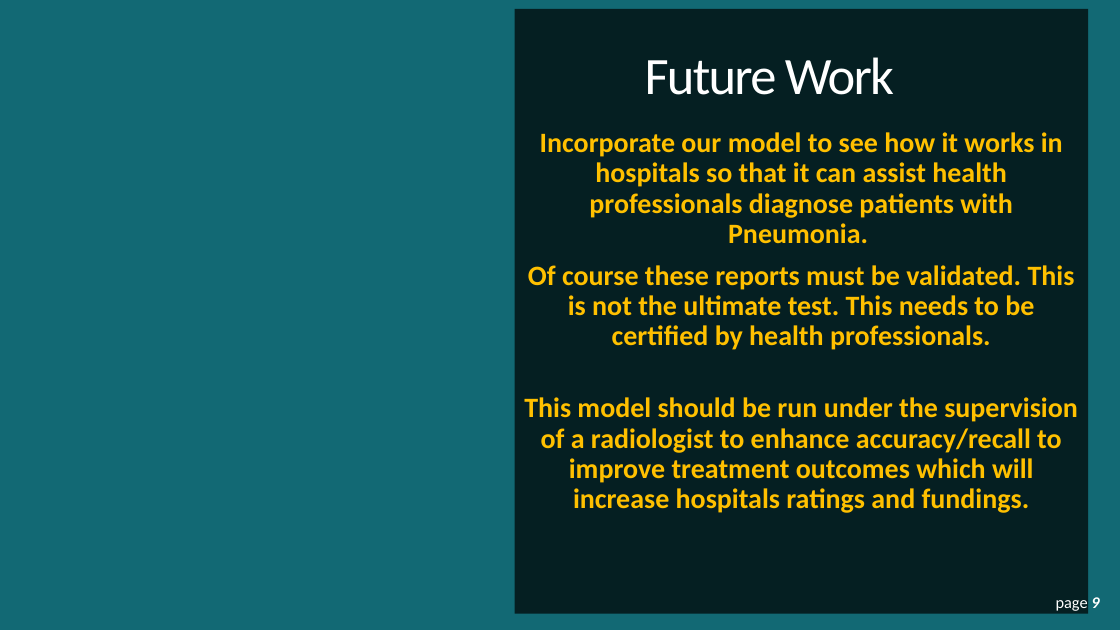
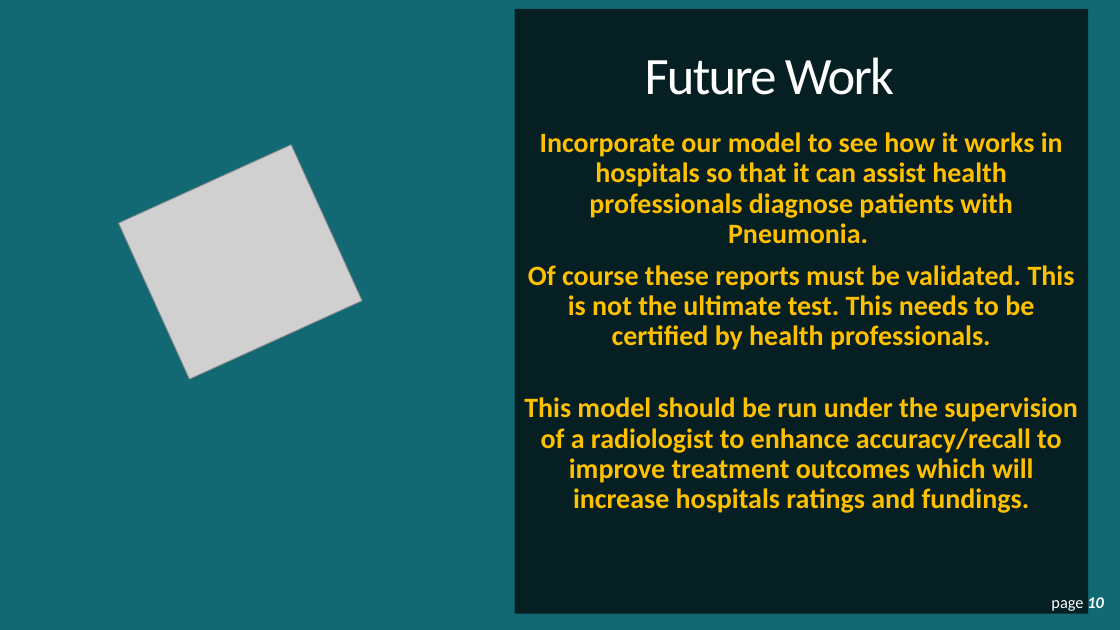
Before and after one commit to GitHub-ccd/pneumonia_detection_CNN_MOD_4, a slide deck: slide 10 of ppt/Pneumonia_detection.pptx (slide 9 before the commit). Drawn at 1120x630 pixels with LibreOffice and Linux fonts; fonts in the diff are those of the drawing; grey boxes stand for pictures; background and template pictures are left out. Boxes give left, top, right and bottom in pixels: in the first picture for what was removed or moved away, otherwise in the second. Text is boxed around its words. In the diff, an @@ line names an element or a change of style, - is before the commit and + after.

```diff
--- a/ppt/Pneumonia_detection.pptx
+++ b/ppt/Pneumonia_detection.pptx
@@ picture added at (x1=118, y1=145, x2=362, y2=379) @@
@@ page number at (x1=1051, y1=595, x2=1104, y2=613): text changed @@
-page 9
+page 10
```
Also in this commit, not shown: 5 other slides changed, 1 slide added, 2 other files.
